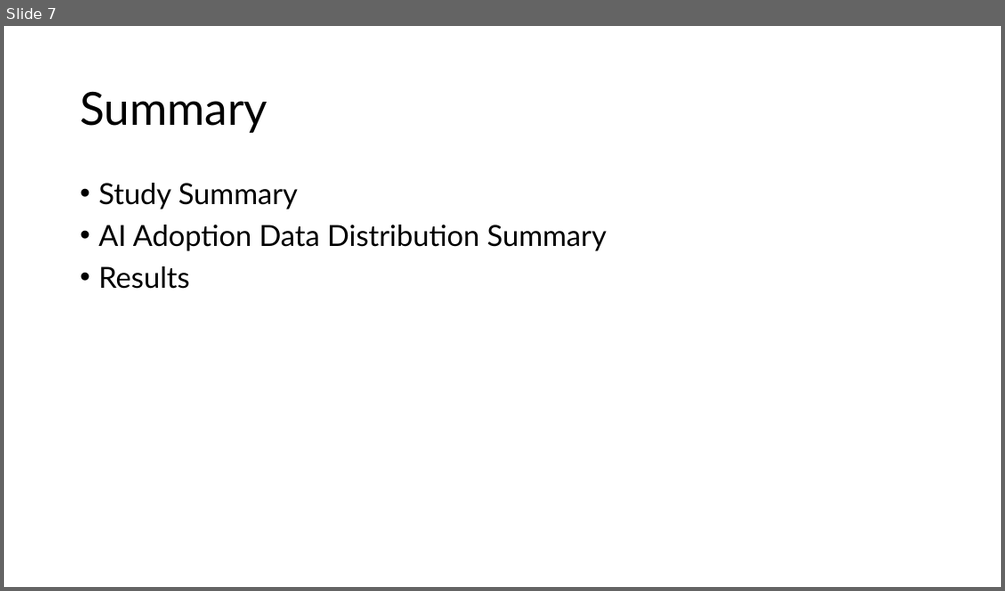
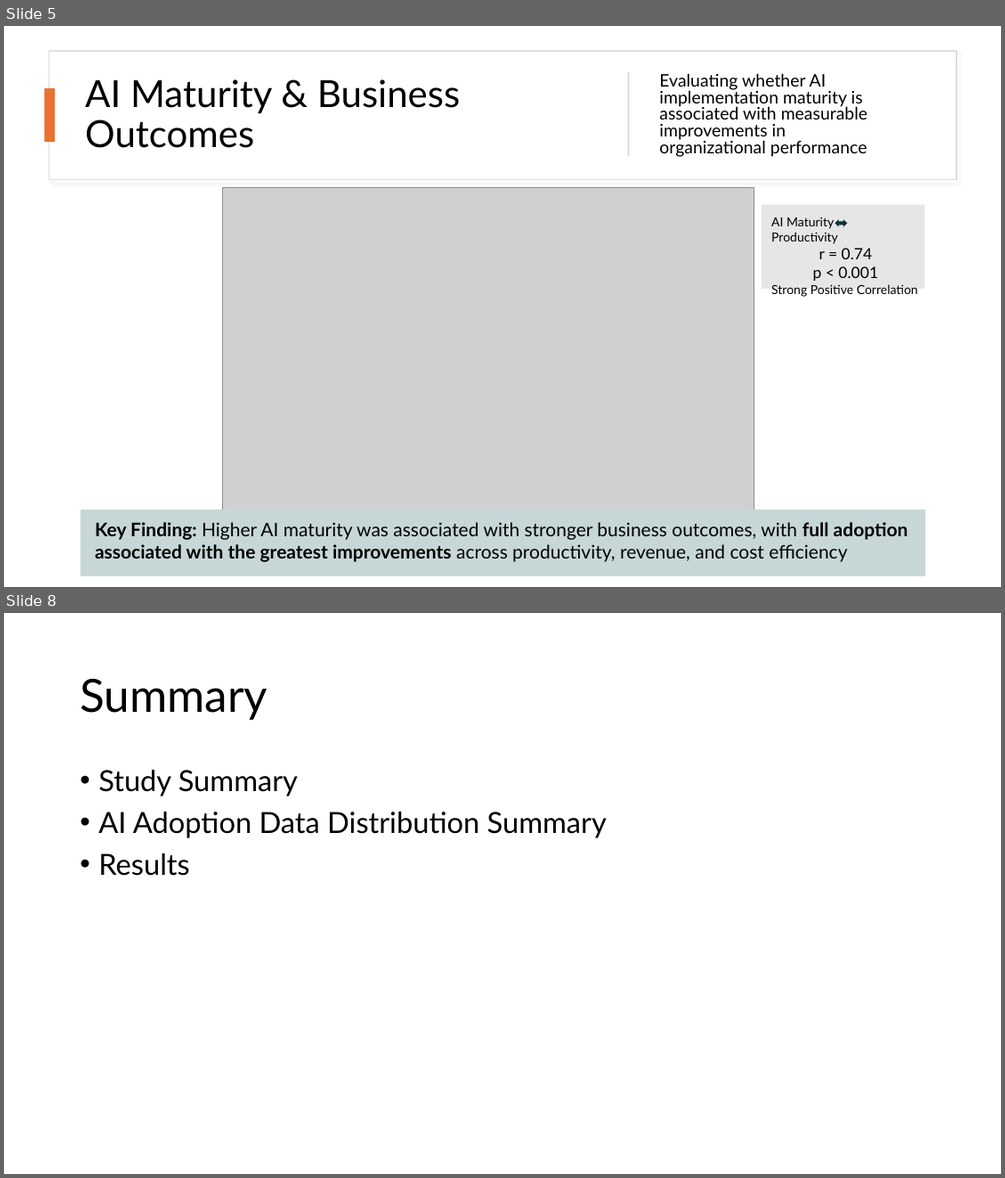
Before and after one commit to S-Shockley/MidtermAIAdoption, a slide deck: Presentation/Global AI Adoption & Workforce Impact Dataset.pptx. Shown one above the other, each under a label of ours: slide 7 before the commit, slides 5 and 8 after it; the slides between them are not shown. The pictures are 1005x591 and 1005x1178 pixels, drawn with LibreOffice and Linux fonts; fonts in the diff are those of the drawing; grey boxes stand for pictures. Boxes give left, top, right and bottom in pixels: in the first picture for what was removed or moved away, otherwise in the second. Text is boxed around its words. In the diff, an @@ line names an element or a change of style, - is before the commit and + after.

```diff
--- a/Presentation/Global AI Adoption & Workforce Impact Dataset.pptx
+++ b/Presentation/Global AI Adoption & Workforce Impact Dataset.pptx
@@ slide 5 added at (x1=4, y1=26, x2=1001, y2=587), background #FFFFFF @@
@@ rectangle added at (x1=48, y1=51, x2=956, y2=179), fill #FFFFFF, outline #DEDEDE 1 pt @@
@@ rectangle added at (x1=628, y1=72, x2=629, y2=156), fill #D5D5D5 @@
@@ text added at (x1=659, y1=73, x2=867, y2=157), 16.6 pt, text #000000 @@
+Evaluating whether AI implementation maturity is associated with measurable improvements in organizational performance
@@ rectangle added at (x1=44, y1=89, x2=55, y2=143), fill #E97132 @@
@@ title added at (x1=85, y1=79, x2=460, y2=148), 36 pt, text #000000 @@
+AI Maturity & Business Outcomes
@@ picture added at (x1=223, y1=187, x2=754, y2=515) @@
@@ rectangle added at (x1=761, y1=205, x2=924, y2=289), fill #E6E6E6 @@
@@ text added at (x1=771, y1=217, x2=918, y2=297), 12 pt, text #000000 @@
+AI Maturity Productivity
+r = 0.74
+p < 0.001
+Strong Positive Correlation
@@ left right arrow added at (x1=836, y1=221, x2=846, y2=224), fill #156082, outline #092A39 1.5 pt @@
@@ rectangle added at (x1=81, y1=510, x2=925, y2=576), fill #C7D7D7 @@
@@ text added at (x1=95, y1=522, x2=908, y2=562), 18 pt, text #000000 @@
+Key Finding: Higher AI maturity was associated with stronger business outcomes, with full adoption associated with the greatest improvements across productivity, revenue, and cost efficiency
@@ what was slide 7 is now slide 8 @@
```
Also in this commit, not shown: 2 slides changed, 4 other slides added, 5 slides removed, 7 other files.
